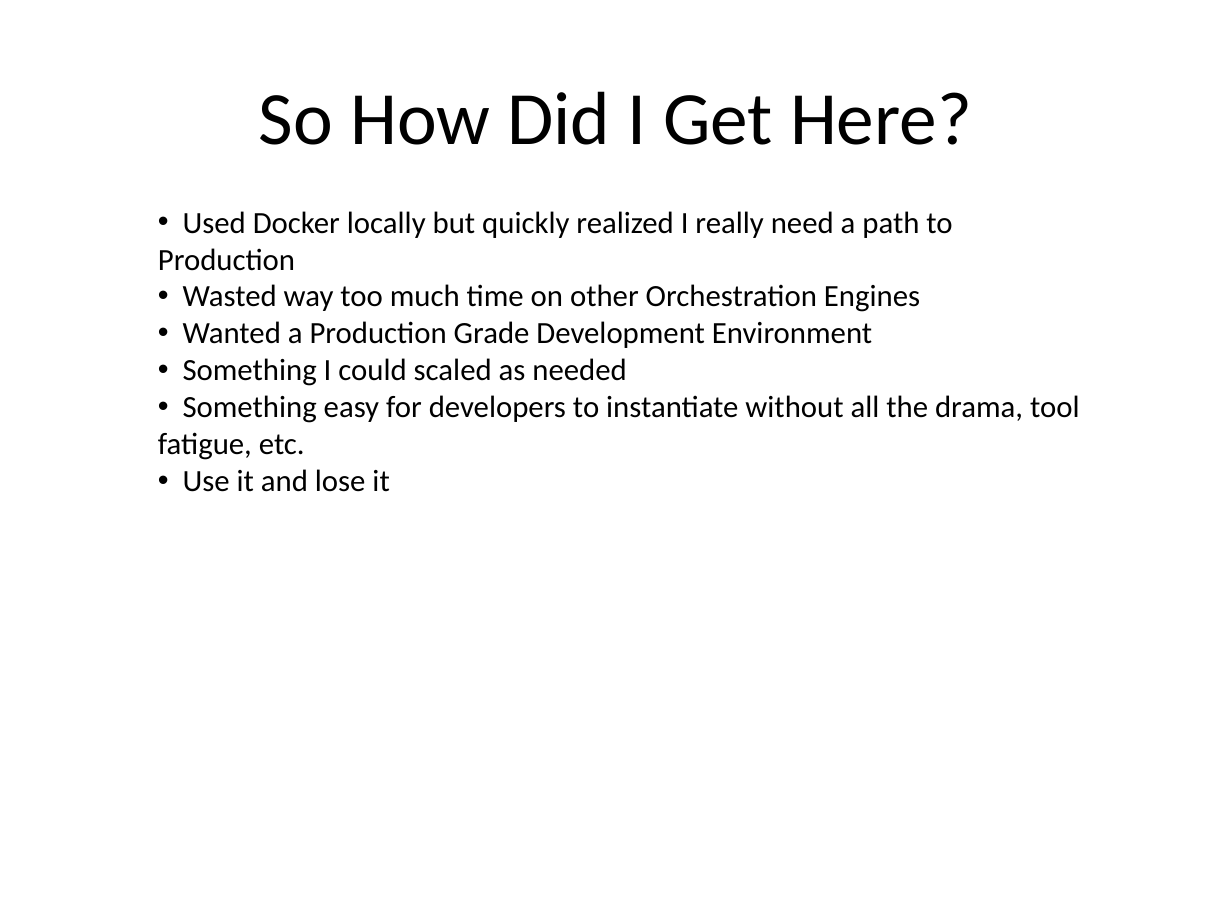
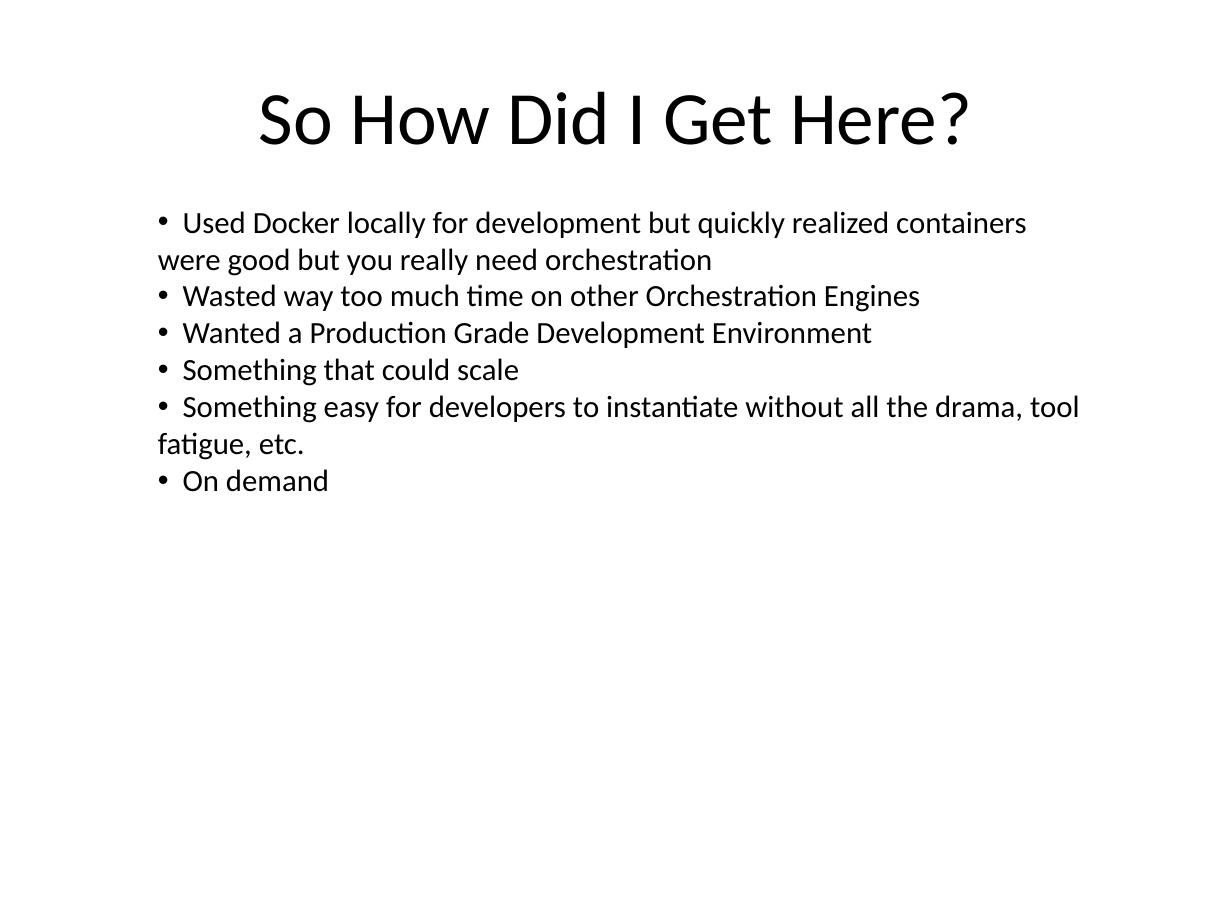
Before and after one commit to kskalvar/aws-eks-cluster-quickstart, a slide deck: slide 2 of slides/AWS-EKS-Cluster-Quickstart.pptx. Drawn at 1232x924 pixels with LibreOffice and Linux fonts; fonts in the diff are those of the drawing; background and template pictures are left out. Boxes give left, top, right and bottom in pixels: in the first picture for what was removed or moved away, otherwise in the second. Text is boxed around its words. In the diff, an @@ line names an element or a change of style, - is before the commit and + after.

```diff
--- a/slides/AWS-EKS-Cluster-Quickstart.pptx
+++ b/slides/AWS-EKS-Cluster-Quickstart.pptx
@@ text at box(158, 211, 1026, 276): text changed @@
-• Used Docker locally but quickly realized I really need a path to Production
+• Used Docker locally for development but quickly realized containers were good but you really need orchestration
@@ text at box(183, 358, 519, 386): text changed @@
-• Something I could scaled as needed
+• Something that could scale
@@ text at box(183, 469, 329, 492): text changed @@
-• Use it and lose it
+• On demand
```
Also in this commit, not shown: 4 other slides changed.
